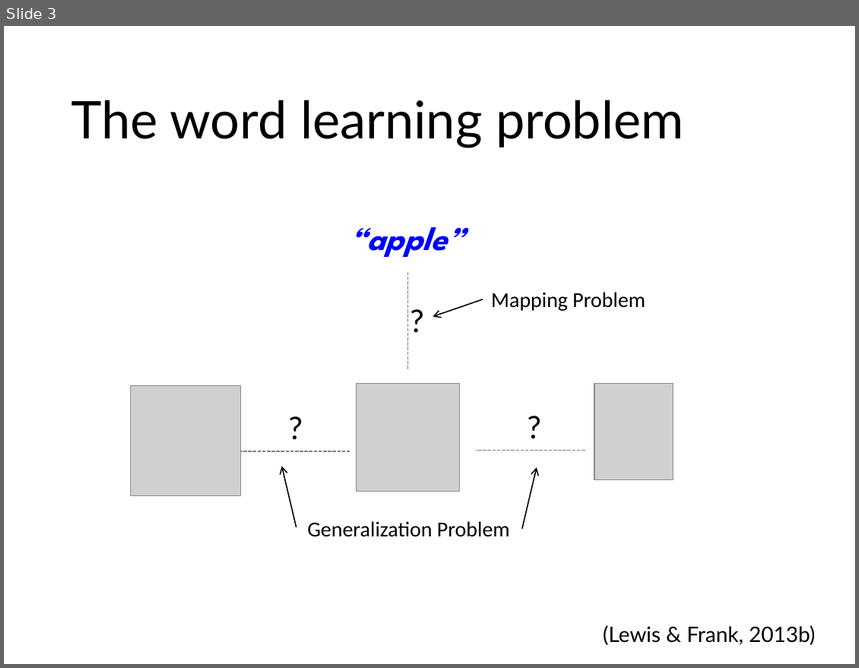
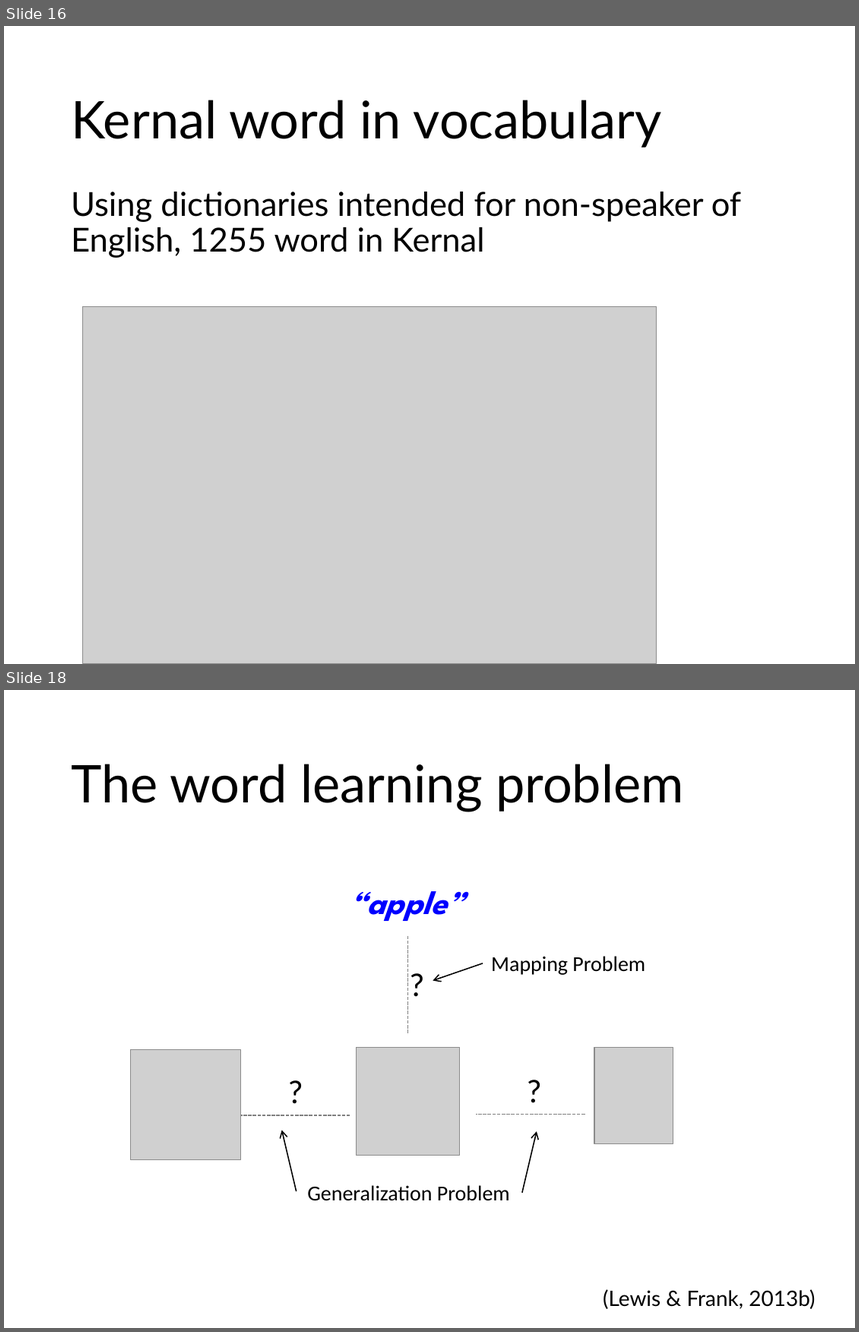
Before and after one commit to nbeckage/VOCAB_SEEDS, a slide deck: talks/lupyan_lab_3_8_18.pptx. Shown one above the other, each under a label of ours: slide 3 before the commit, slides 16 and 18 after it; the slides between them are not shown. The pictures are 859x668 and 859x1332 pixels, drawn with LibreOffice and Linux fonts; fonts in the diff are those of the drawing; grey boxes stand for pictures. Boxes give left, top, right and bottom in pixels: in the first picture for what was removed or moved away, otherwise in the second. Text is boxed around its words. In the diff, an @@ line names an element or a change of style, - is before the commit and + after.

```diff
--- a/talks/lupyan_lab_3_8_18.pptx
+++ b/talks/lupyan_lab_3_8_18.pptx
@@ slide 16 added at bbox=[4, 26, 855, 664], background #FFFFFF @@
@@ title added at bbox=[71, 100, 662, 148], 44 pt, text #000000 @@
+Kernal word in vocabulary
@@ text added at bbox=[71, 192, 741, 258], 28 pt, text #000000 @@
+Using dictionaries intended for non-speaker of English, 1255 word in Kernal
@@ picture added at bbox=[82, 307, 656, 664] @@
@@ what was slide 3 is now slide 18 @@
```
Also in this commit, not shown: 6 slides changed, 9 other slides added, 2 slides removed, 17 other files.
